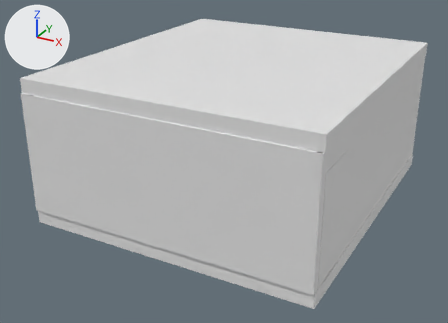
The Blender file apartment.blend as it was, and as the next commit left it.
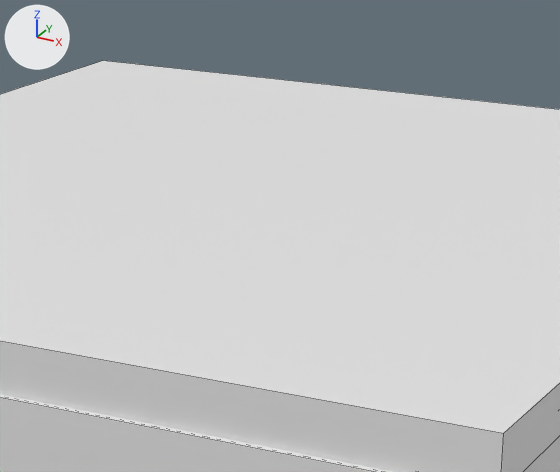
The first picture shows the older version from a 50 mm lens placed at (6.74, -12.51, 6.07), pointed at (0.55, -1.24, 0.43). The close-ups show the older and then the newer version on the part from 38% to 77% of the width and 0% to 45% of the height of that picture. Only the edits that show in the close-ups are written down. Lighting does not change. The marker at upper left points along +X, +Y and +Z. The close-ups show mesh edges as thin lines.

In view in the first close-up: 'Куб.006', 'Куб.007', 'Куб.015'.
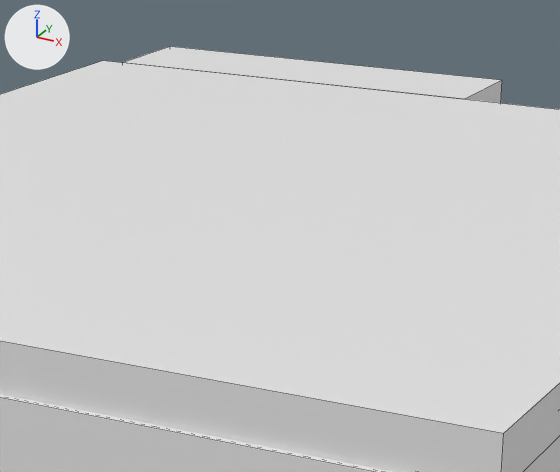
Where the newer file only moved an object's origin or applied its transform, the numbers keep the older frame.

The edits, one by one:
Object 'Куб.016' (ob_куб_016) is new; it shows a copy of the mesh of ob_куб_015.
Its location is (-0.369, 2.758, 2.647).
Its scale is (10.3, 2.78, 1.0).

Boxes [x1, y1, x2, y2] around the edits, measured in the close-ups (560 x 472 px):
'Куб.016', added
    after: [123, 46, 502, 103]
